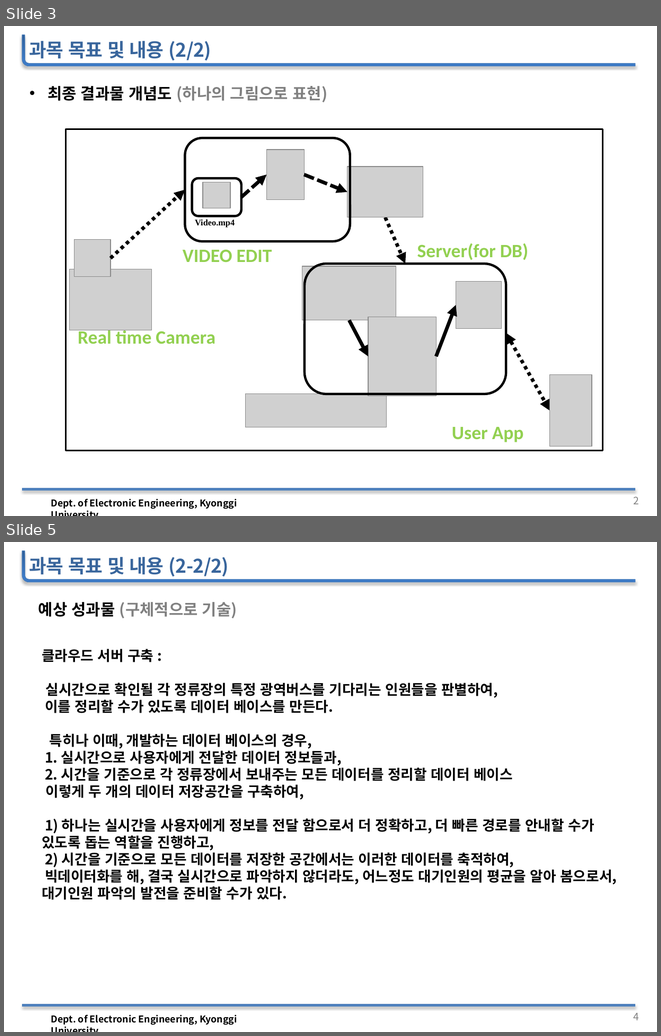
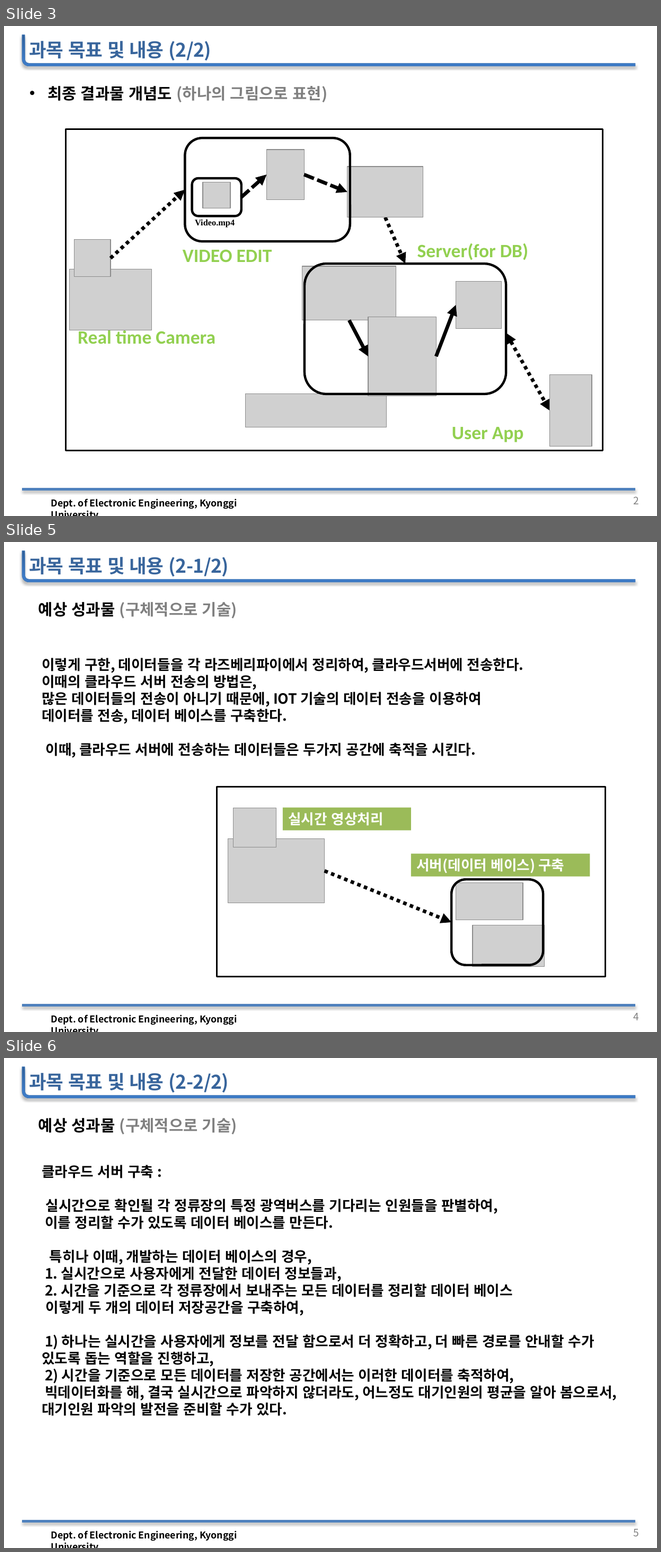
Before and after one commit to woojin1027/THE-FACO, a slide deck: 공학설계 자료/공학설계_중간보고_발표자료.pptx. Shown one above the other, each under a label of ours: slides 3 and 5 before the commit, slides 3, 5 and 6 after it; the slides between them are not shown. The pictures are 661x1036 and 661x1552 pixels, drawn with LibreOffice and Linux fonts; fonts in the diff are those of the drawing; grey boxes stand for pictures; background and template pictures are left out. Boxes give left, top, right and bottom in pixels: in the first picture for what was removed or moved away, otherwise in the second. Text is boxed around its words. In the diff, an @@ line names an element or a change of style, - is before the commit and + after.

```diff
--- a/공학설계 자료/공학설계_중간보고_발표자료.pptx
+++ b/공학설계 자료/공학설계_중간보고_발표자료.pptx
@@ slide 5 added at (4, 542, 657, 1032), background #FFFFFF; not listed: 4 template elements that a slide beside it also shows @@
@@ text added at (29, 557, 229, 576), 24 pt, text #38659C, bold @@
+과목 목표 및 내용 (2-1/2)
@@ text added at (38, 602, 237, 618), 20 pt, text #808080, bold @@
+예상 성과물 (구체적으로 기술)
@@ text added at (42, 658, 524, 758), 18 pt, text #000000, bold @@
+이렇게 구한, 데이터들을 각 라즈베리파이에서 정리하여, 클라우드서버에 전송한다.
+이때의 클라우드 서버 전송의 방법은,
+많은 데이터들의 전송이 아니기 때문에, IOT 기술의 데이터 전송을 이용하여
+데이터를 전송, 데이터 베이스를 구축한다.
+이때, 클라우드 서버에 전송하는 데이터들은 두가지 공간에 축적을 시킨다.
@@ rectangle added at (217, 787, 606, 976), fill #FFFFFF, outline #000000 2 pt @@
@@ picture added at (233, 808, 276, 847) @@
@@ rectangle added at (283, 807, 411, 830), fill #9BBB59, 18 pt, text #FFFFFF, bold @@
+실시간 영상처리
@@ picture added at (228, 839, 325, 903) @@
@@ rectangle added at (411, 854, 590, 876), fill #9BBB59, 18 pt, text #FFFFFF, bold @@
+서버(데이터 베이스) 구축
@@ arrow added from (325, 871) to (451, 922), #000000 4.5 pt dashed @@
@@ rounded rectangle added at (451, 880, 543, 965), outline #000000 3 pt @@
@@ picture added at (456, 883, 523, 920) @@
@@ picture added at (473, 925, 545, 966) @@
@@ what was slide 5 is now slide 6 @@
@@ page number at (633, 1529, 639, 1536): text changed @@
-4
+5
```
Also in this commit, not shown: 3 slides changed, 1 other slide added, 5 other files.
